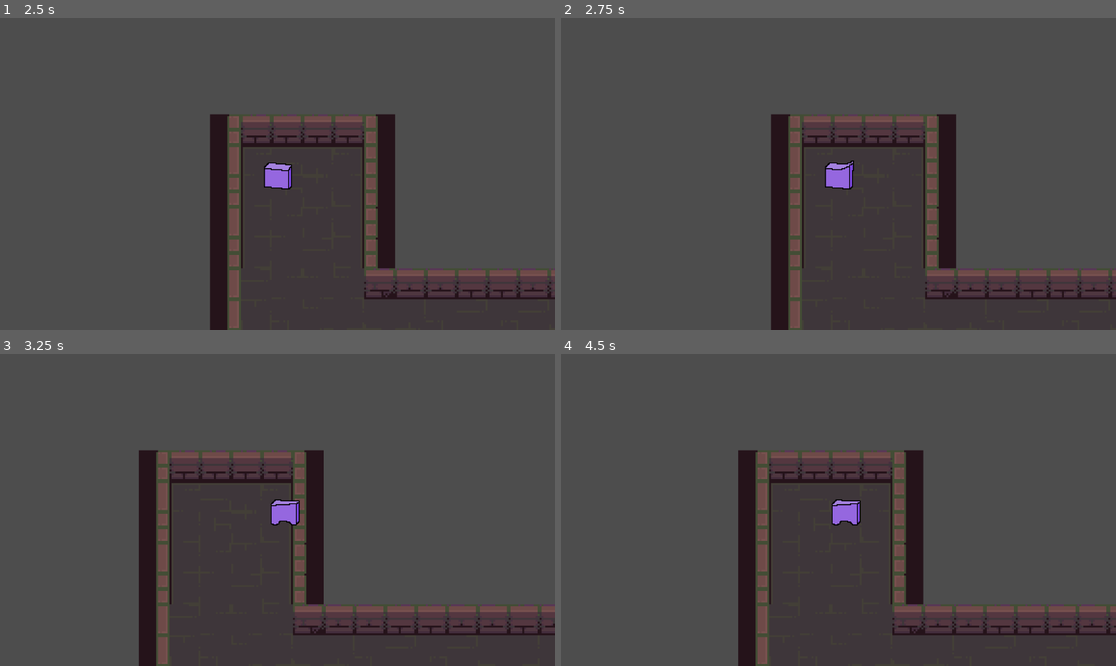
Above: before the commit, frames 1-4 (two rows, left to right).
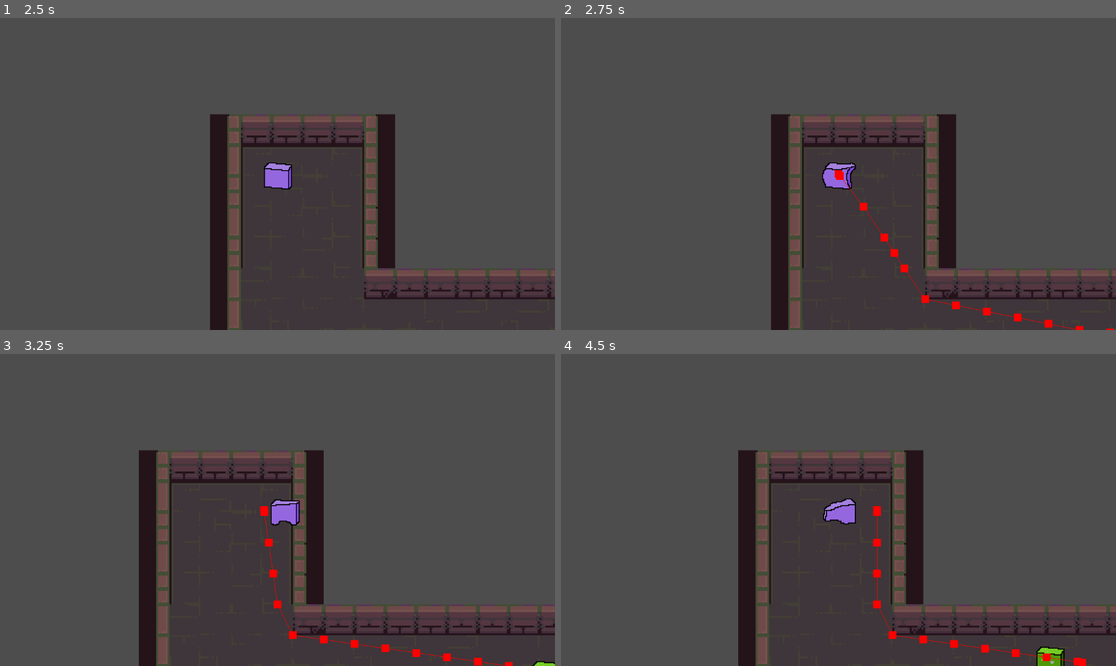
Above: after the commit, the same moments.

Repository: 2-shot/gmtk-2024
Game: Godot game, scene res://Menus/MainMenu.tscn
Two runs of this game, one before a commit and one after it. Both use one fixed random seed, a clock stepped at 60 frames per second and the inputs below.
Inputs:
- Up to frame 1 (2.5 s): click "Info" at 0.5 s; click "Back" at 1.25 s; click "Tests" at 2 s
- Up to frame 2 (2.75 s): no input
- Up to frame 3 (3.25 s): tap Enter (ui_accept) at 2.75, 2.85, 3.02 s; hold Right (right) from 2.78 s (still down)
- Up to frame 4 (4.5 s): tap Enter (ui_accept) at 3.32, 3.6, 3.77, 4.07, 4.35 s; release Right (right) at 4.28 s; hold Left (left) from 4.28 s (still down)

Frame 1 is identical in both runs. In frame 2, 0.6% of the frame differs, in the area x 47-100%, y 45-100%; in frame 3, 0.6%; in frame 4, 1.1%, in the area x 47-95%, y 46-100%.

Commit message:
pathfinding, animation update

Diff:
--- a/Characters/EnemyGreenOoze.tscn
+++ b/Characters/EnemyGreenOoze.tscn
@@ -1,16 +1,38 @@
-[gd_scene load_steps=3 format=3 uid="uid://d2glbpj75vbl8"]
+[gd_scene load_steps=5 format=3 uid="uid://d2glbpj75vbl8"]
 
+[ext_resource type="Script" path="res://Characters/enemy_green_ooze.gd" id="1_7s7n4"]
 [ext_resource type="Texture2D" uid="uid://00uamid4dvfx" path="res://Characters/Art/GreenOozeStatic.png" id="1_b2p6u"]
+[ext_resource type="Script" path="res://Characters/line_of_sight.gd" id="3_lpnfg"]
 
-[sub_resource type="RectangleShape2D" id="RectangleShape2D_2n7xt"]
-size = Vector2(15, 9)
+[sub_resource type="CapsuleShape2D" id="CapsuleShape2D_jt8ej"]
+radius = 4.0
+height = 17.0
 
 [node name="EnemyGreenOoze" type="CharacterBody2D"]
+motion_mode = 1
+wall_min_slide_angle = 0.0
+script = ExtResource("1_7s7n4")
 
 [node name="CollisionShape2D" type="CollisionShape2D" parent="."]
 position = Vector2(-0.5, 4)
-shape = SubResource("RectangleShape2D_2n7xt")
+rotation = 1.5708
+shape = SubResource("CapsuleShape2D_jt8ej")
 
 [node name="Sprite2D" type="Sprite2D" parent="."]
 scale = Vector2(0.5, 0.5)
 texture = ExtResource("1_b2p6u")
+
+[node name="NavigationAgent2D" type="NavigationAgent2D" parent="."]
+radius = 16.0
+avoidance_mask = 0
+debug_enabled = true
+
+[node name="Timer" type="Timer" parent="."]
+wait_time = 0.5
+
+[node name="LineOfSight" type="RayCast2D" parent="."]
+exclude_parent = false
+target_position = Vector2(75, 0)
+script = ExtResource("3_lpnfg")
+
+[connection signal="timeout" from="Timer" to="." method="_on_timer_timeout"]
--- a/Characters/enemy_green_ooze.gd
+++ b/Characters/enemy_green_ooze.gd
@@ -1,24 +1,62 @@
 extends CharacterBody2D
 
-var movement_speed=140
-var detected_hero: bool = false
-var damagable: bool =false
+@onready var navigation_agent_2d: NavigationAgent2D = $NavigationAgent2D
+@onready var los = $LineOfSight
 
-func _physics_process(delta: float) -> void:
-	# Add the gravity.
-	if not is_on_floor():
-		velocity += get_gravity() * delta
+#slime properties
+var movement_speed=40
+@export var slime_size: int = 100
 
-	# Handle jump.
-	if Input.is_action_just_pressed("ui_accept") and is_on_floor():
-		velocity.y = JUMP_VELOCITY
+@export var target: Node2D = null
+#interaction with hero
+var detected_hero: bool = true
+var can_eat_hero: bool=false
+var hero_can_eat_me: bool=false
 
-	# Get the input direction and handle the movement/deceleration.
-	# As good practice, you should replace UI actions with custom gameplay actions.
-	var direction := Input.get_axis("ui_left", "ui_right")
-	if direction:
-		velocity.x = direction * SPEED
+#line of sight
+var player_spotted:bool=false
+
+
+func _ready():
+	GlobalSignals.hero_size.connect(size_changed)
+	get_node("Timer").start()
+
+
+func _on_timer_timeout() -> void:
+	update_pathfinding()
+	navigation_agent_2d.target_position = target.global_position
+
+func update_pathfinding():
+	print("trying to update pathfinding")
+	if target and detected_hero:
+		print("updating pathfinding")
+		navigation_agent_2d.target_position = target.global_position
+
+
+func _physics_process(_delta):
+	if navigation_agent_2d.is_navigation_finished():
+		return
+
+	los.look_at(target.global_position)
+	#if player_spotted:
+
+
+	var current_agent_position = global_position
+	var next_path_position = navigation_agent_2d.get_next_path_position()
+	velocity = current_agent_position.direction_to(next_path_position) * movement_speed
+	move_and_slide()
+
+func check_player_in_direction():
+	var collider = los.get_collider()
+	if collider and collider.is_in_group("Player"):
+		player_spotted=true
+		print("Player Spotted")
+
+
+
+func size_changed(hero_size:int):
+	assert(not (hero_size == slime_size),"HERO SIZE SAME AS ENEMY")
+	if hero_size >= slime_size:
+		can_eat_hero=false
 	else:
-		velocity.x = move_toward(velocity.x, 0, SPEED)
-
-	move_and_slide()
+		can_eat_hero=true
--- a/Characters/hero.gd
+++ b/Characters/hero.gd
@@ -8,7 +8,7 @@
 
 @export var walk_speed = 100
 @export var run_speed = 200
-@export var slime_size = 1
+@export var hero_size = 100
 #animations
 @export var run_anim_scale = 2
 @onready var animationTree = $AnimationTree
@@ -29,7 +29,8 @@
 	prints("New size", size)
 
 func _ready():
-	GlobalSignals.slime_size.connect(size_changed)
+	GlobalSignals.hero_size.connect(size_changed)
+	GlobalSignals.hero_size.emit(hero_size)
 
 func _physics_process(_delta):
 	get_input()
--- a/Characters/hero.tscn
+++ b/Characters/hero.tscn
@@ -1,7 +1,7 @@
 [gd_scene load_steps=41 format=3 uid="uid://csbw7e8w63gif"]
 
 [ext_resource type="Script" path="res://Characters/hero.gd" id="1_hje2x"]
-[ext_resource type="Texture2D" uid="uid://dh8trbmlroqr1" path="res://Characters/Art/PurpleSlimeAnimations.png" id="2_166cb"]
+[ext_resource type="Texture2D" uid="uid://2iyd6kbrak5o" path="res://Characters/Art/PurpleSlimeAnimations1.2.png" id="2_2bg40"]
 
 [sub_resource type="RectangleShape2D" id="RectangleShape2D_aeal7"]
 size = Vector2(15, 6.5)
@@ -59,6 +59,7 @@
 
 [sub_resource type="AnimationNodeAnimation" id="AnimationNodeAnimation_m465t"]
 animation = &"walk_up"
+play_mode = 1
 
 [sub_resource type="AnimationNodeAnimation" id="AnimationNodeAnimation_k0lwr"]
 animation = &"walk_right"
@@ -67,8 +68,7 @@
 animation = &"walk_up"
 
 [sub_resource type="AnimationNodeAnimation" id="AnimationNodeAnimation_sl81n"]
-animation = &"walk_right"
-play_mode = 1
+animation = &"walk_left"
 
 [sub_resource type="AnimationNodeBlendSpace2D" id="AnimationNodeBlendSpace2D_2dbl4"]
 blend_point_0/node = SubResource("AnimationNodeAnimation_m465t")
@@ -84,7 +84,6 @@
 [sub_resource type="AnimationNodeTimeScale" id="AnimationNodeTimeScale_cnwqh"]
 
 [sub_resource type="AnimationNodeBlendTree" id="AnimationNodeBlendTree_2au3g"]
-graph_offset = Vector2(-224.626, 16.7698)
 nodes/BlendSpace2D/node = SubResource("AnimationNodeBlendSpace2D_2dbl4")
 nodes/BlendSpace2D/position = Vector2(100, 100)
 nodes/TimeScale/node = SubResource("AnimationNodeTimeScale_cnwqh")
@@ -115,6 +114,7 @@
 [sub_resource type="AnimationNodeStateMachineTransition" id="AnimationNodeStateMachineTransition_logd6"]
 
 [sub_resource type="AnimationNodeStateMachine" id="AnimationNodeStateMachine_tovni"]
+states/End/position = Vector2(901, 100)
 states/Start/position = Vector2(216, 126)
 states/death/node = SubResource("AnimationNodeBlendTree_q0a1v")
 states/death/position = Vector2(652, 210)
@@ -125,7 +125,7 @@
 states/run/node = SubResource("AnimationNodeBlendTree_2au3g")
 states/run/position = Vector2(283, 364)
 transitions = ["Start", "idle", SubResource("AnimationNodeStateMachineTransition_245k0"), "run", "idle", SubResource("A …(702 unchanged characters)…
-graph_offset = Vector2(-36, 41)
+graph_offset = Vector2(-107, 81)
 
 [sub_resource type="Animation" id="Animation_ert0c"]
 length = 0.001
@@ -157,24 +157,7 @@
 "times": PackedFloat32Array(0, 0.1, 0.2, 0.3),
 "transitions": PackedFloat32Array(1, 1, 1, 1),
 "update": 1,
-"values": [6, 7, 8, 9]
-}
-
-[sub_resource type="Animation" id="Animation_l74xr"]
-resource_name = "walk_down"
-length = 0.6
-loop_mode = 1
-tracks/0/type = "value"
-tracks/0/imported = false
-tracks/0/enabled = true
-tracks/0/path = NodePath("Sprite2D:frame")
-tracks/0/interp = 1
-tracks/0/loop_wrap = true
-tracks/0/keys = {
-"times": PackedFloat32Array(0, 0.1, 0.2, 0.3, 0.4, 0.5),
-"transitions": PackedFloat32Array(1, 1, 1, 1, 1, 1),
-"update": 1,
-"values": [5, 4, 3, 2, 1, 0]
+"values": [18, 19, 20, 21]
 }
 
 [sub_resource type="Animation" id="Animation_3a1nc"]
@@ -191,10 +174,27 @@
 "times": PackedFloat32Array(0, 0.1, 0.2, 0.3, 0.4),
 "transitions": PackedFloat32Array(1, 1, 1, 1, 1),
 "update": 1,
-"values": [12, 13, 14, 15, 16]
-}
-
-[sub_resource type="Animation" id="Animation_w7chg"]
+"values": [24, 25, 26, 27, 28]
+}
+
+[sub_resource type="Animation" id="Animation_r6xl7"]
+resource_name = "walk_left"
+length = 0.5
+loop_mode = 1
+tracks/0/type = "value"
+tracks/0/imported = false
+tracks/0/enabled = true
+tracks/0/path = NodePath("Sprite2D:frame")
+tracks/0/interp = 1
+tracks/0/loop_wrap = true
+tracks/0/keys = {
+"times": PackedFloat32Array(0, 0.1, 0.2, 0.3, 0.4),
+"transitions": PackedFloat32Array(1, 1, 1, 1, 1),
+"update": 1,
+"values": [0, 1, 2, 3, 4]
+}
+
+[sub_resource type="Animation" id="Animation_l74xr"]
 resource_name = "walk_up"
 length = 0.6
 loop_mode = 1
@@ -208,16 +208,16 @@
 "times": PackedFloat32Array(0, 0.1, 0.2, 0.3, 0.4, 0.5),
 "transitions": PackedFloat32Array(1, 1, 1, 1, 1, 1),
 "update": 1,
-"values": [0, 1, 2, 3, 4, 5]
+"values": [12, 13, 14, 15, 16, 17]
 }
 
 [sub_resource type="AnimationLibrary" id="AnimationLibrary_1chb6"]
 _data = {
 "RESET": SubResource("Animation_ert0c"),
 "idle": SubResource("Animation_peg64"),
-"walk_down": SubResource("Animation_l74xr"),
+"walk_left": SubResource("Animation_r6xl7"),
 "walk_right": SubResource("Animation_3a1nc"),
-"walk_up": SubResource("Animation_w7chg")
+"walk_up": SubResource("Animation_l74xr")
 }
 
 [node name="hero" type="CharacterBody2D"]
@@ -226,9 +226,9 @@
 [node name="Sprite2D" type="Sprite2D" parent="."]
 position = Vector2(1, 0)
 scale = Vector2(0.5, 0.5)
-texture = ExtResource("2_166cb")
+texture = ExtResource("2_2bg40")
 hframes = 6
-vframes = 5
+vframes = 7
 
 [node name="CollisionShape2D" type="CollisionShape2D" parent="."]
 position = Vector2(0.5, 4.25)
--- /dev/null
+++ b/Characters/line_of_sight.gd
@@ -0,0 +1,12 @@
+extends RayCast2D
+
+
+# Called when the node enters the scene tree for the first time.
+func _ready() -> void:
+	pass # Replace with function body.
+
+
+# Called every frame. 'delta' is the elapsed time since the previous frame.
+func _process(delta: float) -> void:
+	if is_colliding():
+		print("Colliding!")
--- a/Levels/TestLevel.tscn
+++ b/Levels/TestLevel.tscn
@@ -6,6 +6,13 @@
 [ext_resource type="Texture2D" uid="uid://dud7xs2xe1aep" path="res://TileSets/PixelCrawlerDungeon-Props.png" id="4_gohqn"]
 [ext_resource type="Texture2D" uid="uid://dyg6dossu6t7u" path="res://TileSets/PixelCrawlerDungeon-Tiles.png" id="5_t3cb6"]
 [ext_resource type="PackedScene" uid="uid://csbw7e8w63gif" path="res://Characters/hero.tscn" id="6_dwe6h"]
+[ext_resource type="PackedScene" uid="uid://d2glbpj75vbl8" path="res://Characters/EnemyGreenOoze.tscn" id="7_kirou"]
+
+[sub_resource type="NavigationPolygon" id="NavigationPolygon_tvbo5"]
+vertices = PackedVector2Array(0, 8, -8, 8, -8, -8, 0, -8)
+polygons = Array[PackedInt32Array]([PackedInt32Array(0, 1, 2, 3)])
+outlines = Array[PackedVector2Array]([PackedVector2Array(-8, -8, 0, -8, 0, 8, -8, 8)])
+agent_radius = 0.0
 
 [sub_resource type="NavigationPolygon" id="NavigationPolygon_ufibj"]
 vertices = PackedVector2Array(8, 8, 0, 8, 0, 0, 8, 0)
@@ -107,6 +114,18 @@
 vertices = PackedVector2Array(8, 8, 0, 8, 0, 0, 8, 0)
 polygons = Array[PackedInt32Array]([PackedInt32Array(0, 1, 2, 3)])
 outlines = Array[PackedVector2Array]([PackedVector2Array(0, 0, 8, 0, 8, 8, 0, 8)])
+agent_radius = 0.0
+
+[sub_resource type="NavigationPolygon" id="NavigationPolygon_frdto"]
+vertices = PackedVector2Array(8, 8, -8, 8, -8, -8, 8, -8)
+polygons = Array[PackedInt32Array]([PackedInt32Array(0, 1, 2, 3)])
+outlines = Array[PackedVector2Array]([PackedVector2Array(-8, -8, 8, -8, 8, 8, -8, 8)])
+agent_radius = 0.0
+
+[sub_resource type="NavigationPolygon" id="NavigationPolygon_5idr5"]
+vertices = PackedVector2Array(8, 8, 0, 8, 0, -8, 8, -8)
+polygons = Array[PackedInt32Array]([PackedInt32Array(0, 1, 2, 3)])
+outlines = Array[PackedVector2Array]([PackedVector2Array(0, -8, 8, -8, 8, 8, 0, 8)])
 agent_radius = 0.0
 
 [sub_resource type="NavigationPolygon" id="NavigationPolygon_gdkvh"]
@@ -149,6 +168,7 @@
 texture = ExtResource("1_73700")
 0:0/0 = 0
 0:0/0/physics_layer_0/polygon_0/points = PackedVector2Array(8, -8, -8, -8, -8, 8, 0, 8, 8, 8)
+0:0/0/navigation_layer_0/polygon = SubResource("NavigationPolygon_tvbo5")
 1:0/0 = 0
 1:0/0/physics_layer_0/polygon_0/points = PackedVector2Array(8, -8, -8, -8, -8, 8, 0, 8, 8, 8)
 2:0/0 = 0
@@ -159,6 +179,7 @@
 4:0/0/physics_layer_0/polygon_0/points = PackedVector2Array(8, -8, -8, -8, -8, 8, 0, 8, 8, 8)
 5:0/0 = 0
 5:0/0/physics_layer_0/polygon_0/points = PackedVector2Array(8, -8, -8, -8, -8, 8, 0, 8, 8, 8)
+5:0/0/navigation_layer_0/polygon = SubResource("NavigationPolygon_frdto")
 6:0/0 = 0
 6:0/0/navigation_layer_0/polygon = SubResource("NavigationPolygon_tx2qy")
 7:0/0 = 0
@@ -169,6 +190,7 @@
 9:0/0/navigation_layer_0/polygon = SubResource("NavigationPolygon_0wsbn")
 0:1/0 = 0
 0:1/0/physics_layer_0/polygon_0/points = PackedVector2Array(8, -8, -8, -8, -8, 8, 0, 8, 8, 8)
+0:1/0/navigation_layer_0/polygon = SubResource("NavigationPolygon_tvbo5")
 1:1/0 = 0
 1:1/0/navigation_layer_0/polygon = SubResource("NavigationPolygon_gp5jc")
 2:1/0 = 0
@@ -179,6 +201,7 @@
 4:1/0/navigation_layer_0/polygon = SubResource("NavigationPolygon_i7yke")
 5:1/0 = 0
 5:1/0/physics_layer_0/polygon_0/points = PackedVector2Array(8, -8, -8, -8, -8, 8, 0, 8, 8, 8)
+5:1/0/navigation_layer_0/polygon = SubResource("NavigationPolygon_5idr5")
 6:1/0 = 0
 6:1/0/navigation_layer_0/polygon = SubResource("NavigationPolygon_b8368")
 7:1/0 = 0
@@ -189,6 +212,7 @@
 9:1/0/navigation_layer_0/polygon = SubResource("NavigationPolygon_b8368")
 0:2/0 = 0
 0:2/0/physics_layer_0/polygon_0/points = PackedVector2Array(8, -8, -8, -8, -8, 8, 0, 8, 8, 8)
+0:2/0/navigation_layer_0/polygon = SubResource("NavigationPolygon_tvbo5")
 1:2/0 = 0
 1:2/0/navigation_layer_0/polygon = SubResource("NavigationPolygon_4ecd4")
 2:2/0 = 0
@@ -199,6 +223,7 @@
 4:2/0/navigation_layer_0/polygon = SubResource("NavigationPolygon_dlqte")
 5:2/0 = 0
 5:2/0/physics_layer_0/polygon_0/points = PackedVector2Array(8, -8, -8, -8, -8, 8, 0, 8, 8, 8)
+5:2/0/navigation_layer_0/polygon = SubResource("NavigationPolygon_5idr5")
 6:2/0 = 0
 6:2/0/navigation_layer_0/polygon = SubResource("NavigationPolygon_b8368")
 7:2/0 = 0
@@ -209,6 +234,7 @@
 9:2/0/navigation_layer_0/polygon = SubResource("NavigationPolygon_b8368")
 0:3/0 = 0
 0:3/0/physics_layer_0/polygon_0/points = PackedVector2Array(8, -8, -8, -8, -8, 8, 0, 8, 8, 8)
+0:3/0/navigation_layer_0/polygon = SubResource("NavigationPolygon_tvbo5")
 1:3/0 = 0
 1:3/0/navigation_layer_0/polygon = SubResource("NavigationPolygon_povoj")
 2:3/0 = 0
@@ -219,12 +245,14 @@
 4:3/0/navigation_layer_0/polygon = SubResource("NavigationPolygon_8l07k")
 5:3/0 = 0
 5:3/0/physics_layer_0/polygon_0/points = PackedVector2Array(8, -8, -8, -8, -8, 8, 0, 8, 8, 8)
+5:3/0/navigation_layer_0/polygon = SubResource("NavigationPolygon_5idr5")
 6:3/0 = 0
 7:3/0 = 0
 8:3/0 = 0
 9:3/0 = 0
 0:4/0 = 0
 0:4/0/physics_layer_0/polygon_0/points = PackedVector2Array(8, -8, -8, -8, -8, 8, 0, 8, 8, 8)
+0:4/0/navigation_layer_0/polygon = SubResource("NavigationPolygon_tvbo5")
 1:4/0 = 0
 1:4/0/physics_layer_0/polygon_0/points = PackedVector2Array(8, -8, -8, -8, -8, 8, 0, 8, 8, 8)
 2:4/0 = 0
@@ -235,6 +263,7 @@
 4:4/0/physics_layer_0/polygon_0/points = PackedVector2Array(8, -8, -8, -8, -8, 8, 0, 8, 8, 8)
 5:4/0 = 0
 5:4/0/physics_layer_0/polygon_0/points = PackedVector2Array(8, -8, -8, -8, -8, 8, 0, 8, 8, 8)
+5:4/0/navigation_layer_0/polygon = SubResource("NavigationPolygon_5idr5")
 6:4/0 = 0
 7:4/0 = 0
 8:4/0 = 0
@@ -320,10 +349,34 @@
 outlines = Array[PackedVector2Array]([PackedVector2Array(-8, -8, 8, -8, 8, 8, -8, 8)])
 agent_radius = 0.0
 
-[sub_resource type="NavigationPolygon" id="NavigationPolygon_cvvpb"]
-vertices = PackedVector2Array(8, 8, -8, 8, -8, -8, 8, -8)
-polygons = Array[PackedInt32Array]([PackedInt32Array(0, 1, 2, 3)])
-outlines = Array[PackedVector2Array]([PackedVector2Array(-8, -8, 8, -8, 8, 8, -8, 8)])
+[sub_resource type="NavigationPolygon" id="NavigationPolygon_nbjfj"]
+vertices = PackedVector2Array(8, 8, -8, 8, -8, 0, 8, 0)
+polygons = Array[PackedInt32Array]([PackedInt32Array(0, 1, 2, 3)])
+outlines = Array[PackedVector2Array]([PackedVector2Array(-8, 0, 8, 0, 8, 8, -8, 8)])
+agent_radius = 0.0
+
+[sub_resource type="NavigationPolygon" id="NavigationPolygon_wxuor"]
+vertices = PackedVector2Array(8, 8, 0, 8, 0, -8, 8, -8)
+polygons = Array[PackedInt32Array]([PackedInt32Array(0, 1, 2, 3)])
+outlines = Array[PackedVector2Array]([PackedVector2Array(0, -8, 0, 8, 8, 8, 8, -8)])
+agent_radius = 0.0
+
+[sub_resource type="NavigationPolygon" id="NavigationPolygon_mtijw"]
+vertices = PackedVector2Array(8, 0, -8, 0, -8, -8, 8, -8)
+polygons = Array[PackedInt32Array]([PackedInt32Array(0, 1, 2, 3)])
+outlines = Array[PackedVector2Array]([PackedVector2Array(-8, 0, 8, 0, 8, -8, -8, -8)])
+agent_radius = 0.0
+
+[sub_resource type="NavigationPolygon" id="NavigationPolygon_3pdwo"]
+vertices = PackedVector2Array(8, 8, -8, 8, -8, 0, 8, 0)
+polygons = Array[PackedInt32Array]([PackedInt32Array(0, 1, 2, 3)])
+outlines = Array[PackedVector2Array]([PackedVector2Array(-8, 0, 8, 0, 8, 8, -8, 8)])
+agent_radius = 0.0
+
+[sub_resource type="NavigationPolygon" id="NavigationPolygon_30iiy"]
+vertices = PackedVector2Array(8, 8, -8, 8, -8, 0, 8, 0)
+polygons = Array[PackedInt32Array]([PackedInt32Array(0, 1, 2, 3)])
+outlines = Array[PackedVector2Array]([PackedVector2Array(-8, 0, 8, 0, 8, 8, -8, 8)])
 agent_radius = 0.0
 
 [sub_resource type="NavigationPolygon" id="NavigationPolygon_jkmmo"]
@@ -332,16 +385,10 @@
 outlines = Array[PackedVector2Array]([PackedVector2Array(-8, -8, 8, -8, 8, 8, -8, 8)])
 agent_radius = 0.0
 
-[sub_resource type="NavigationPolygon" id="NavigationPolygon_3pdwo"]
-vertices = PackedVector2Array(8, 8, -8, 8, -8, 0, 8, 0)
-polygons = Array[PackedInt32Array]([PackedInt32Array(0, 1, 2, 3)])
-outlines = Array[PackedVector2Array]([PackedVector2Array(-8, 0, 8, 0, 8, 8, -8, 8)])
-agent_radius = 0.0
-
-[sub_resource type="NavigationPolygon" id="NavigationPolygon_fa7g0"]
-vertices = PackedVector2Array(8, 8, -8, 8, -8, -8, 8, -8)
-polygons = Array[PackedInt32Array]([PackedInt32Array(0, 1, 2, 3)])
-outlines = Array[PackedVector2Array]([PackedVector2Array(-8, -8, 8, -8, 8, 8, -8, 8)])
+[sub_resource type="NavigationPolygon" id="NavigationPolygon_m6v2o"]
+vertices = PackedVector2Array(8, 0, -8, 0, -8, -8, 8, -8)
+polygons = Array[PackedInt32Array]([PackedInt32Array(0, 1, 2, 3)])
+outlines = Array[PackedVector2Array]([PackedVector2Array(-8, 0, 8, 0, 8, -8, -8, -8)])
 agent_radius = 0.0
 
 [sub_resource type="NavigationPolygon" id="NavigationPolygon_3nl0j"]
@@ -350,10 +397,16 @@
 outlines = Array[PackedVector2Array]([PackedVector2Array(-8, 0, 8, 0, 8, 8, -8, 8)])
 agent_radius = 0.0
 
-[sub_resource type="NavigationPolygon" id="NavigationPolygon_pm1ht"]
-vertices = PackedVector2Array(8, 8, -8, 8, -8, -8, 8, -8)
-polygons = Array[PackedInt32Array]([PackedInt32Array(0, 1, 2, 3)])
-outlines = Array[PackedVector2Array]([PackedVector2Array(-8, -8, 8, -8, 8, 8, -8, 8)])
+[sub_resource type="NavigationPolygon" id="NavigationPolygon_803xd"]
+vertices = PackedVector2Array(8, 8, -8, 8, -8, 0, 8, 0)
+polygons = Array[PackedInt32Array]([PackedInt32Array(0, 1, 2, 3)])
+outlines = Array[PackedVector2Array]([PackedVector2Array(-8, 0, 8, 0, 8, 8, -8, 8)])
+agent_radius = 0.0
+
+[sub_resource type="NavigationPolygon" id="NavigationPolygon_uhgd0"]
+vertices = PackedVector2Array(8, 0, -8, 0, -8, -8, 8, -8)
+polygons = Array[PackedInt32Array]([PackedInt32Array(0, 1, 2, 3)])
+outlines = Array[PackedVector2Array]([PackedVector2Array(-8, 0, 8, 0, 8, -8, -8, -8)])
 agent_radius = 0.0
 
 [sub_resource type="NavigationPolygon" id="NavigationPolygon_bojop"]
@@ -362,10 +415,22 @@
 outlines = Array[PackedVector2Array]([PackedVector2Array(-8, 0, 0, 0, 0, 8, -8, 8)])
 agent_radius = 0.0
 
-[sub_resource type="NavigationPolygon" id="NavigationPolygon_3tidh"]
-vertices = PackedVector2Array(8, 8, -8, 8, -8, -8, 8, -8)
-polygons = Array[PackedInt32Array]([PackedInt32Array(0, 1, 2, 3)])
-outlines = Array[PackedVector2Array]([PackedVector2Array(-8, -8, 8, -8, 8, 8, -8, 8)])
+[sub_resource type="NavigationPolygon" id="NavigationPolygon_5hq7v"]
+vertices = PackedVector2Array(8, 8, -8, 8, -8, 0, 8, 0)
+polygons = Array[PackedInt32Array]([PackedInt32Array(0, 1, 2, 3)])
+outlines = Array[PackedVector2Array]([PackedVector2Array(-8, 0, 8, 0, 8, 8, -8, 8)])
+agent_radius = 0.0
+
+[sub_resource type="NavigationPolygon" id="NavigationPolygon_6rhmd"]
+vertices = PackedVector2Array(0, 8, -8, 8, -8, -8, 0, -8)
+polygons = Array[PackedInt32Array]([PackedInt32Array(0, 1, 2, 3)])
+outlines = Array[PackedVector2Array]([PackedVector2Array(-8, 8, -8, -8, 0, -8, 0, 8)])
+agent_radius = 0.0
+
+[sub_resource type="NavigationPolygon" id="NavigationPolygon_gltaf"]
+vertices = PackedVector2Array(8, 0, -8, 0, -8, -8, 8, -8)
+polygons = Array[PackedInt32Array]([PackedInt32Array(0, 1, 2, 3)])
+outlines = Array[PackedVector2Array]([PackedVector2Array(-8, 0, 8, 0, 8, -8, -8, -8)])
 agent_radius = 0.0
 
 [sub_resource type="NavigationPolygon" id="NavigationPolygon_f18l2"]
@@ -411,13 +476,13 @@
 0:1/0 = 0
 0:1/0/physics_layer_0/polygon_0/points = PackedVector2Array(-8, -8, 8, -8, 8, 8, -8, 8)
 1:1/0 = 0
-1:1/0/navigation_layer_0/polygon = SubResource("NavigationPolygon_cvvpb")
+1:1/0/navigation_layer_0/polygon = SubResource("NavigationPolygon_nbjfj")
 2:1/0 = 0
-2:1/0/navigation_layer_0/polygon = SubResource("NavigationPolygon_fa7g0")
+2:1/0/navigation_layer_0/polygon = SubResource("NavigationPolygon_30iiy")
 3:1/0 = 0
-3:1/0/navigation_layer_0/polygon = SubResource("NavigationPolygon_pm1ht")
+3:1/0/navigation_layer_0/polygon = SubResource("NavigationPolygon_803xd")
 4:1/0 = 0
-4:1/0/navigation_layer_0/polygon = SubResource("NavigationPolygon_3tidh")
+4:1/0/navigation_layer_0/polygon = SubResource("NavigationPolygon_5hq7v")
 5:1/0 = 0
 5:1/0/physics_layer_0/polygon_0/points = PackedVector2Array(-8, -8, 8, -8, 8, 8, -8, 8)
 6:1/0 = 0
@@ -431,13 +496,13 @@
 0:2/0 = 0
 0:2/0/physics_layer_0/polygon_0/points = PackedVector2Array(-8, -8, 8, -8, 8, 8, -8, 8)
 1:2/0 = 0
-1:2/0/navigation_layer_0/polygon = SubResource("NavigationPolygon_jkmmo")
+1:2/0/navigation_layer_0/polygon = SubResource("NavigationPolygon_wxuor")
 2:2/0 = 0
 2:2/0/navigation_layer_0/polygon = SubResource("NavigationPolygon_jkmmo")
 3:2/0 = 0
 3:2/0/navigation_layer_0/polygon = SubResource("NavigationPolygon_jkmmo")
 4:2/0 = 0
-4:2/0/navigation_layer_0/polygon = SubResource("NavigationPolygon_jkmmo")
+4:2/0/navigation_layer_0/polygon = SubResource("NavigationPolygon_6rhmd")
 5:2/0 = 0
 5:2/0/physics_layer_0/polygon_0/points = PackedVector2Array(-8, -8, 8, -8, 8, 8, -8, 8)
 6:2/0 = 0
@@ -451,13 +516,13 @@
 0:3/0 = 0
 0:3/0/physics_layer_0/polygon_0/points = PackedVector2Array(-8, -8, 8, -8, 8, 8, -8, 8)
 1:3/0 = 0
-1:3/0/navigation_layer_0/polygon = SubResource("NavigationPolygon_jkmmo")
+1:3/0/navigation_layer_0/polygon = SubResource("NavigationPolygon_mtijw")
 2:3/0 = 0
-2:3/0/navigation_layer_0/polygon = SubResource("NavigationPolygon_jkmmo")
+2:3/0/navigation_layer_0/polygon = SubResource("NavigationPolygon_m6v2o")
 3:3/0 = 0
-3:3/0/navigation_layer_0/polygon = SubResource("NavigationPolygon_jkmmo")
+3:3/0/navigation_layer_0/polygon = SubResource("NavigationPolygon_uhgd0")
 4:3/0 = 0
-4:3/0/navigation_layer_0/polygon = SubResource("NavigationPolygon_jkmmo")
+4:3/0/navigation_layer_0/polygon = SubResource("NavigationPolygon_gltaf")
 5:3/0 = 0
 5:3/0/physics_layer_0/polygon_0/points = PackedVector2Array(-8, -8, 8, -8, 8, 8, -8, 8)
 6:3/0 = 0
@@ -1192,6 +1257,7 @@
 sources/4 = SubResource("TileSetAtlasSource_ke5eq")
 
 [node name="testlevel" type="Node2D"]
+y_sort_enabled = true
 
 [node name="Walls and Ground" type="TileMapLayer" parent="."]
 use_parent_material = true
@@ -1203,3 +1269,7 @@
 
 [node name="Camera2D" type="Camera2D" parent="hero"]
 zoom = Vector2(4, 4)
+
+[node name="EnemyGreenOoze" parent="." node_paths=PackedStringArray("target") instance=ExtResource("7_kirou")]
+position = Vector2(238, 118)
+target = NodePath("../hero")
--- a/Scripts/GlobalSignals.gd
+++ b/Scripts/GlobalSignals.gd
@@ -1,4 +1,4 @@
 extends Node
 
-signal slime_size(size : int)
+signal hero_size(size : int)
 signal change_scene
Binary file added: Characters/Art/PurpleSlimeAnimations1.2.png
Not shown, added: Characters/Art/PurpleSlimeAnimations1.2.png.import
Not shown: 1 places in Levels/TestLevel.tscn that only renumber resources
